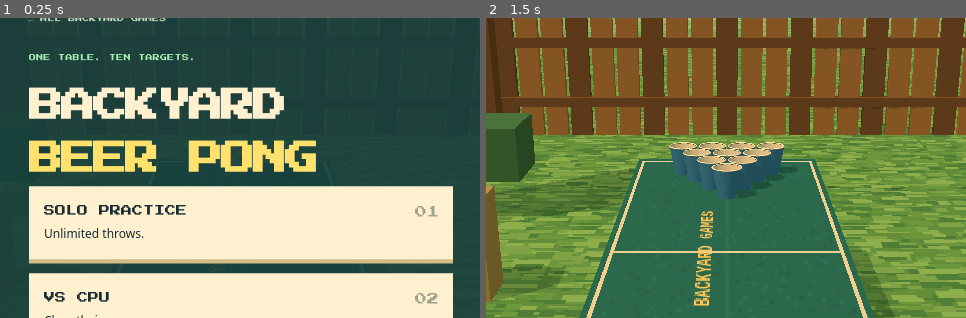
Above: before the commit, frames 1-2 (left to right).
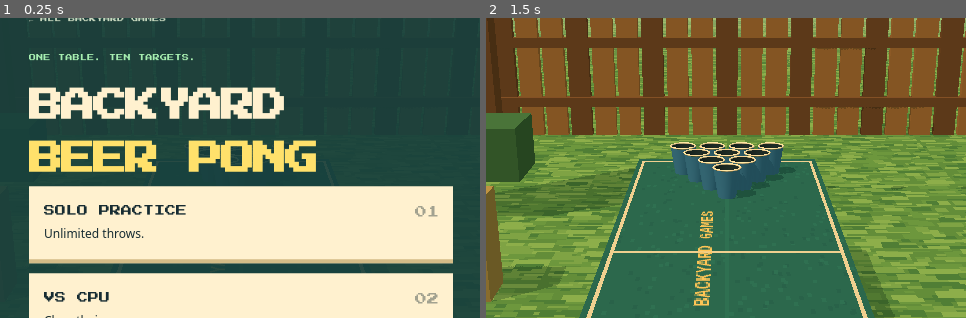
Above: after the commit, the same moments.

Repository: Ashe-Oro/backyard-games
Game: browser game, page beer-pong/index.html
Two runs of this game, one before a commit and one after it. Both use one fixed random seed, a clock stepped at 60 frames per second and the inputs below.
Inputs:
- Up to frame 1 (0.25 s): no input
- Up to frame 2 (1.5 s): click "SOLO PRACTICE Unlimited throw…" at 0.27 s; tap Space at 1.1 s
The pictures show only the part of the screen within x 25-75%, y 11-61%; the shares and areas given below are measured in that part.

The runs differ from the first frame. In frame 2, 1.1% of the frame differs, in the area x 38-63%, y 41-59%.

Commit message:
Restore cup silhouettes and readable hollow openings

Diff:
--- a/beer-pong/game.js
+++ b/beer-pong/game.js
@@ -69,10 +69,12 @@
 box(.55,.38,.38,mat('#356f8a'),1.6,.19,-1.5);box(.59,.07,.42,mat('#e4d9b4'),1.6,.415,-1.5);
 for(let i=0;i<3;i++)box(.45,.22,.33,mat('#b19a54'),-1.7,.11+i*.22,-2.5);
 
-const cupOuter=new THREE.CylinderGeometry(CUP_R,.052,CUP_H,12,1,true);
-const cupInner=new THREE.CylinderGeometry(CUP_R-RIM_THICKNESS,.046,CUP_H-.012,12,1,true);
-const rimGeo=new THREE.TorusGeometry(CUP_R-.001,RIM_THICKNESS,4,16);
-const rimMat=mat('#fff1cf'),innerMat=new THREE.MeshLambertMaterial({color:'#eee1c2',side:THREE.BackSide});
+// Keep the original cup silhouette independent of forgiving collision tolerances.
+const CUP_ART_R=.078;
+const cupOuter=new THREE.CylinderGeometry(CUP_ART_R,.052,CUP_H,12,1,true);
+const cupInner=new THREE.CylinderGeometry(CUP_ART_R-.006,.046,CUP_H-.012,12,1,true);
+const rimGeo=new THREE.TorusGeometry(CUP_ART_R-.002,.006,4,16);
+const rimMat=mat('#fff1cf'),innerMat=new THREE.MeshLambertMaterial({color:'#23383d',side:THREE.BackSide});
 const cups=[];
 for(let team=0;team<2;team++)for(let row=0;row<4;row++)for(let col=0;col<=row;col++){
  const x=(col-row/2)*.18,farZ=TABLE_Z-TABLE_L/2+.34+(3-row)*.17,z=team===1?farZ:2*TABLE_Z-farZ;
